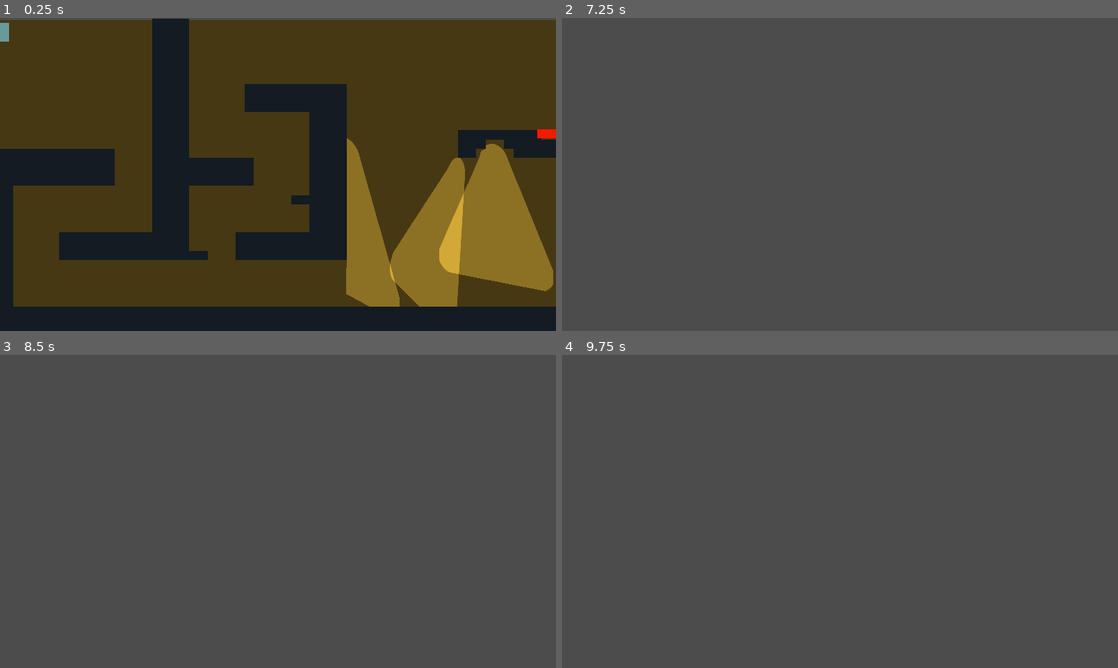
Above: before the commit, frames 1-4 (two rows, left to right).
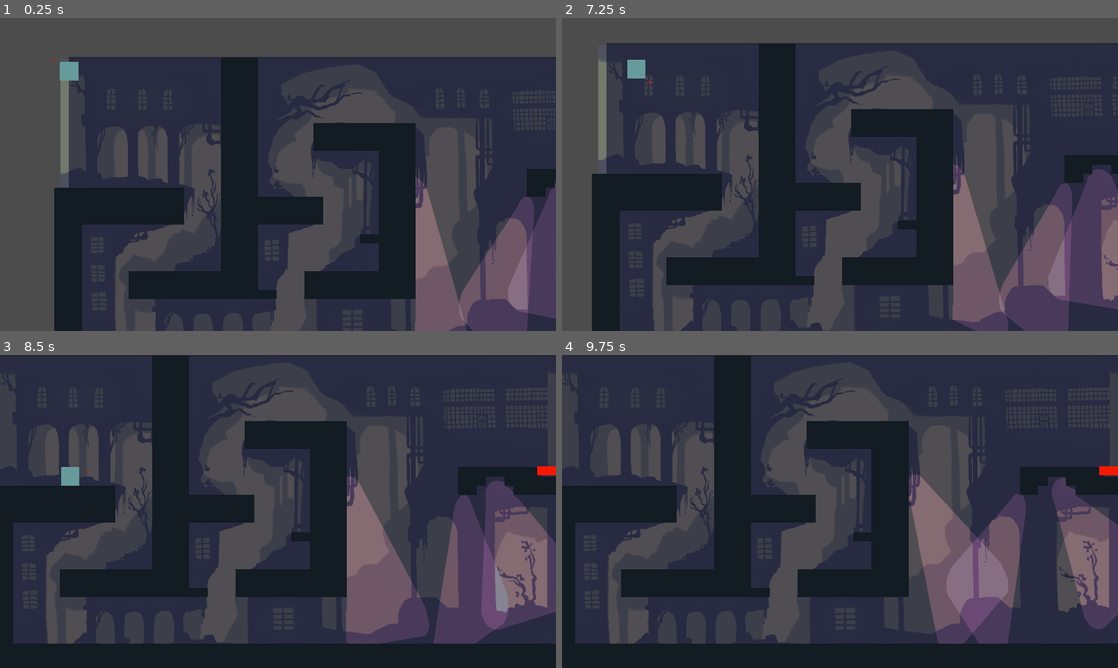
Above: after the commit, the same moments.

Repository: mightyminebuster/Github-GameOff-2020
Game: Godot game, scene res://Rooms/Level-Jail-1.tscn
Same seed, same stepped clock (60 frames per second), same inputs: the game is played once before the commit and once after it. Before the commit the project has no main scene; this scene is started directly in both runs.
Inputs (mouse positions are in pixels of both pictures, inside the frame that each line leads up to):
- Up to frame 1 (0.25 s): no input
- Up to frame 2 (7.25 s): move the mouse to (812, 237) at 0.52 s; hold D (move_right) 0.53-2.03 s; tap Shift (dash) every 1.5 s from 0.6 to 6.6 s; tap Space (jump) at 0.77, 1.52, 3.02, 3.77, 4.52, 6.02, 6.77 s; move the mouse to (1006, 221) at 1.27 s; click (1006, 221) at 1.35 s; move the mouse to (673, 127) at 2.02 s; hold A (move_left) 2.03-4.28 s; move the mouse to (867, 174) at 2.77 s; click (867, 174) at 2.85 s; move the mouse to (756, 96) at 3.52 s; move the mouse to (962, 158) at 4.27 s; hold D (move_right) from 4.28 s (still down); click (962, 158) at 4.35 s; move the mouse to (728, 190) at 5.02 s; move the mouse to (895, 105) at 5.77 s; click (895, 105) at 5.85 s; move the mouse to (812, 237) at 6.52 s
- Up to frame 3 (8.5 s): move the mouse to (444, 558) at 7.27 s; click (444, 558) at 7.35 s; tap Space (jump) at 7.52 s; move the mouse to (111, 464) at 8.02 s; release D (move_right) at 8.03 s; hold A (move_left) from 8.03 s (still down); tap Shift (dash) at 8.1 s
- Up to frame 4 (9.75 s): move the mouse to (867, 511) at 8.77 s; click (867, 511) at 8.85 s; tap Space (jump) at 9.02 s; move the mouse to (756, 433) at 9.52 s; release A (move_left) at 9.53 s; hold D (move_right) from 9.53 s (still down); tap Shift (dash) at 9.6 s

The runs differ from the first frame. In frame 1, 96% of the frame differs, in the area x 0-100%, y 0-100%; in frame 2, 57%; in frame 3, 69%; in frame 4, 72%.

Commit message:
Added Background to level-jail-1
Thres a bug with the scene swithcer

Diff:
--- a/SourceCode/Autoload/SceneSwitcher.gd
+++ b/SourceCode/Autoload/SceneSwitcher.gd
@@ -2,12 +2,11 @@
 
 signal scene_changed()
 
-func change_scene(scene: PackedScene, delay: float = 0.5, speed: int = 2) -> void:
+func change_scene(scene: PackedScene, speed: int = 2) -> void:
 	$AnimationPlayer.playback_speed = speed
-	yield(get_tree().create_timer(delay), "timeout")
 	$AnimationPlayer.play("FadeToBlack")
 	yield($AnimationPlayer, "animation_finished")
-	assert(get_tree().change_scene_to(scene) == OK)
+	get_tree().change_scene_to(scene)
 	$AnimationPlayer.play("FadeFromBlack")
 	yield($AnimationPlayer,"animation_finished")
 	emit_signal("scene_changed")
--- a/SourceCode/Objects/Obstacles/SecurityCamera/SecurityCamera.tscn
+++ b/SourceCode/Objects/Obstacles/SecurityCamera/SecurityCamera.tscn
@@ -57,6 +57,7 @@
 [node name="Light2D" type="Light2D" parent="RotationFix"]
 texture = ExtResource( 2 )
 offset = Vector2( 0, 128 )
+color = Color( 0.843137, 0.388235, 0.388235, 1 )
 shadow_enabled = true
 
 [node name="AnimationPlayer" type="AnimationPlayer" parent="RotationFix"]
--- a/SourceCode/Objects/Player/Player.gd
+++ b/SourceCode/Objects/Player/Player.gd
@@ -60,7 +60,6 @@
 	position = Globals.player_default_position
 
 func _physics_process(delta : float) -> void:
-	print(velocity)
 	if Input.is_action_just_pressed("ui_right"):
 		set_state("die")
 
@@ -289,7 +288,7 @@
 func die_logic(_delta : float) -> void:
 	if !has_animation_started:
 		has_animation_started = true
-		SceneSwitcher.change_scene(load("res://Rooms/" + get_tree().current_scene.name + ".tscn"), 0, 4)
+		SceneSwitcher.change_scene(load("res://Rooms/" + get_tree().current_scene.name + ".tscn"), 4)
 
 func die_exit_logic() -> void:
 	pass
--- a/SourceCode/Objects/SceneSwitcher/SceneSwitchActivator.gd
+++ b/SourceCode/Objects/SceneSwitcher/SceneSwitchActivator.gd
@@ -6,4 +6,5 @@
 
 func _on_SceneSwitcher_body_entered(body):
 	if body == player:
+		Globals.player_default_position = Vector2(64, 1080 - 540)
 		SceneSwitcher.change_scene(new_scene)
--- a/SourceCode/Objects/SceneSwitcher/SceneSwitchActivator.tscn
+++ b/SourceCode/Objects/SceneSwitcher/SceneSwitchActivator.tscn
@@ -3,10 +3,11 @@
 [ext_resource path="res://Objects/SceneSwitcher/SceneSwitchActivator.gd" type="Script" id=1]
 
 [sub_resource type="CapsuleShape2D" id=1]
-radius = 48.0
-height = 96.0
+radius = 144.931
+height = 667.781
 
 [node name="SceneSwitchActivator" type="Area2D"]
+collision_mask = 8
 script = ExtResource( 1 )
 __meta__ = {
 "_edit_group_": true
--- a/SourceCode/Rooms/Demo1.tscn
+++ b/SourceCode/Rooms/Demo1.tscn
@@ -1,10 +1,12 @@
-[gd_scene load_steps=6 format=2]
+[gd_scene load_steps=8 format=2]
 
 [ext_resource path="res://Objects/Tilesets/GrapplableTiles.tscn" type="PackedScene" id=1]
 [ext_resource path="res://Objects/Player/Player.tscn" type="PackedScene" id=2]
 [ext_resource path="res://Objects/Camera/Camera2D.tscn" type="PackedScene" id=3]
 [ext_resource path="res://Objects/Pickups/GrapplePickup/GrapplePickup.tscn" type="PackedScene" id=4]
 [ext_resource path="res://Objects/Tilesets/GroundTiles.tscn" type="PackedScene" id=5]
+[ext_resource path="res://Rooms/Level-Industrial-1.tscn" type="PackedScene" id=6]
+[ext_resource path="res://Objects/SceneSwitcher/SceneSwitchActivator.tscn" type="PackedScene" id=7]
 
 [node name="Level-Jail" type="Node2D"]
 
@@ -36,3 +38,7 @@
 target_path = NodePath("../../Level-Jail/Player")
 
 [node name="GrapplePickup" parent="." instance=ExtResource( 4 )]
+
+[node name="SceneSwitchActivator" parent="." instance=ExtResource( 7 )]
+position = Vector2( 1791.97, 599.323 )
+new_scene = ExtResource( 6 )
--- a/SourceCode/Rooms/Level-Jail-1.tscn
+++ b/SourceCode/Rooms/Level-Jail-1.tscn
@@ -6,18 +6,39 @@
 [ext_resource path="res://Objects/Pickups/CheckPoint/CheckPoint.tscn" type="PackedScene" id=4]
 [ext_resource path="res://Objects/Tilesets/GroundTiles.tscn" type="PackedScene" id=5]
 [ext_resource path="res://Objects/Obstacles/SecurityCamera/SecurityCamera.tscn" type="PackedScene" id=6]
+[ext_resource path="res://RoomAssets/Jail/Jail-1/Paralax2.png" type="Texture" id=7]
 [ext_resource path="res://Objects/Tilesets/DieTiles.tscn" type="PackedScene" id=8]
+[ext_resource path="res://RoomAssets/Jail/Jail-1/Paralax1.png" type="Texture" id=9]
+[ext_resource path="res://Objects/SceneSwitcher/SceneSwitchActivator.tscn" type="PackedScene" id=10]
+[ext_resource path="res://Rooms/Level-Jail-2.tscn" type="PackedScene" id=11]
 
-[node name="Level-Jail" type="Node2D"]
+[node name="Level-Jail-1" type="Node2D"]
 
 [node name="Background" type="Node2D" parent="."]
 
-[node name="ColorRect" type="ColorRect" parent="Background"]
+[node name="Background1" type="TextureRect" parent="Background"]
 margin_left = -30.0
 margin_top = 7.0
 margin_right = 12972.0
 margin_bottom = 1091.0
-color = Color( 0.27451, 0.219608, 0.0705882, 1 )
+texture = ExtResource( 7 )
+stretch_mode = 2
+
+[node name="Background2" type="TextureRect" parent="Background"]
+margin_left = -30.0
+margin_top = 7.0
+margin_right = 12935.0
+margin_bottom = 1091.0
+texture = ExtResource( 9 )
+stretch_mode = 2
+__meta__ = {
+"_edit_use_anchors_": false
+}
+
+[node name="DarknessOverlay" type="ColorRect" parent="Background"]
+margin_right = 12958.0
+margin_bottom = 1080.0
+color = Color( 0.0117647, 0.0117647, 0.137255, 0.486275 )
 __meta__ = {
 "_edit_use_anchors_": false
 }
@@ -32,10 +53,17 @@
 [node name="DieTiles" parent="." instance=ExtResource( 8 )]
 tile_data = PoolIntArray( 721105, 0, 0, 786490, 0, 0, 786491, 0, 0, 786492, 0, 0, 786493, 0, 0, 786494, 0, 0, 786495, 0 …(2411 unchanged characters)…
 
-[node name="CheckPoint" parent="." instance=ExtResource( 4 )]
+[node name="Player" parent="." instance=ExtResource( 2 )]
+position = Vector2( 10984.7, 861.144 )
+
+[node name="SceneSwitchActivator" parent="." instance=ExtResource( 10 )]
+position = Vector2( 12903.3, 516.583 )
+new_scene = ExtResource( 11 )
+
+[node name="Pickups" type="Node2D" parent="."]
+
+[node name="CheckPoint" parent="Pickups" instance=ExtResource( 4 )]
 position = Vector2( 4324.58, 771.217 )
-
-[node name="Player" parent="." instance=ExtResource( 2 )]
 
 [node name="Obstacles" type="Node2D" parent="."]
 
@@ -97,5 +125,8 @@
 current = true
 limit_left = 0
 limit_top = 0
+limit_right = 12958
 limit_bottom = 1080
-target_path = NodePath("../../Level-Jail/Player")
+limit_smoothed = true
+editor_draw_limits = true
+target_path = NodePath("../Player")
--- a/SourceCode/project.godot
+++ b/SourceCode/project.godot
@@ -16,7 +16,7 @@
 [application]
 
 config/name="SourceCode"
-run/main_scene="res://Rooms/Demo.tscn"
+run/main_scene="res://Rooms/Demo1.tscn"
 config/icon="res://icon.png"
 
 [autoload]
Not shown: 1 places in SourceCode/Rooms/Level-Jail-1.tscn that only renumber resources
